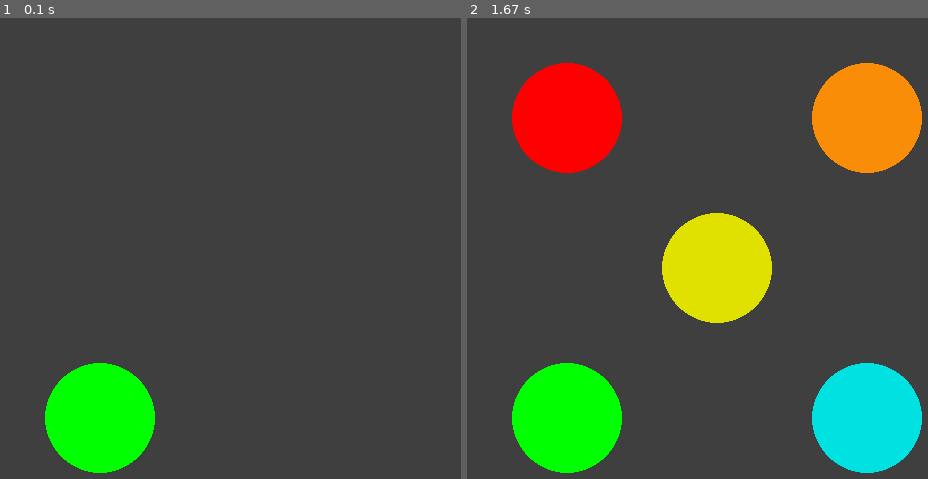
Above: before the commit, frames 1-2 (left to right).
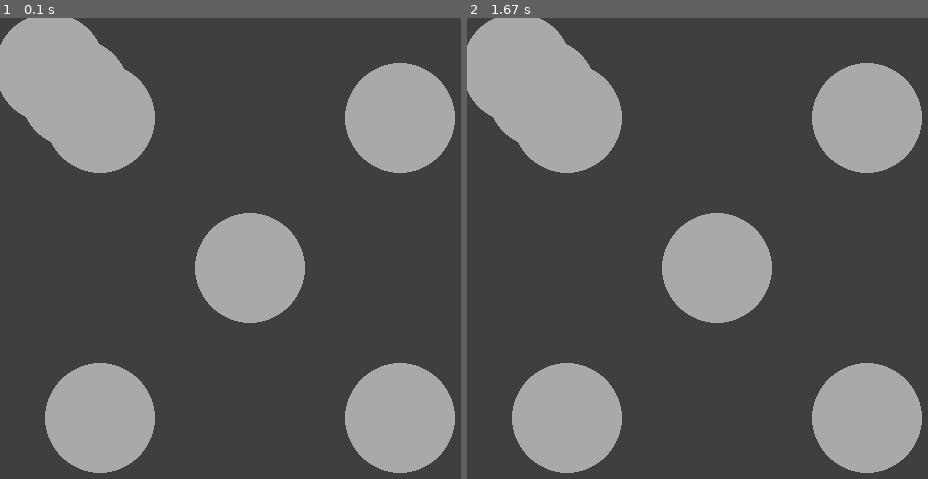
Above: after the commit, the same moments.

Repository: meganclapinski25/Pygame
Game: pygame game, started from game.py
Same seed, same stepped clock (60 frames per second), same inputs: the game is played once before the commit and once after it.
Inputs:
- Up to frame 1 (0.1 s): no input
- Up to frame 2 (1.67 s): no input

The runs differ from the first frame. In frame 1, 26% of the frame differs, in the area x 0-99%, y 0-99%; in frame 2, 26%.

Commit message:
Starting Challenge 2

Diff:
--- a/game.py
+++ b/game.py
@@ -27,28 +27,75 @@
         # Challenge 1
         screen.fill((63,63,63))
 
+        # # Circle 1
+        # color = (0,255,0)
+        # postion = (100, 400)
+        # pygame.draw.circle(screen, color, postion, 55)
+        # pygame.display.flip()
+        # #Circle 2
+        # color = (255,0,0)
+        # postion = (100, 100)
+        # pygame.draw.circle(screen, color, postion, 55)
+        # pygame.display.flip()
+        # #Circle 3
+        # color = (225,225,0)
+        # postion = (250, 250)
+        # pygame.draw.circle(screen, color, postion, 55)
+        # pygame.display.flip()
+        # #Circle 4
+        # color = (250,141,7)
+        # postion = (400, 100)
+        # pygame.draw.circle(screen, color, postion, 55)
+        # pygame.display.flip()
+        # #Circle 5
+        # color = (0,225,225)
+        # postion = (400, 400)
+        # pygame.draw.circle(screen, color, postion, 55)
+        # pygame.display.flip()
+
+        #Challenge 2
+
         # Circle 1
-        color = (0,255,0)
+        color = (169,169,169)
         postion = (100, 400)
         pygame.draw.circle(screen, color, postion, 55)
-        pygame.display.flip()
+
         #Circle 2
-        color = (255,0,0)
+        color = (169,169,169)
         postion = (100, 100)
         pygame.draw.circle(screen, color, postion, 55)
-        pygame.display.flip()
+
         #Circle 3
-        color = (225,225,0)
+        color = (169,169,169)
         postion = (250, 250)
         pygame.draw.circle(screen, color, postion, 55)
-        pygame.display.flip()
+
         #Circle 4
-        color = (250,141,7)
+        color = (169,169,169)
         postion = (400, 100)
         pygame.draw.circle(screen, color, postion, 55)
-        pygame.display.flip()
+
         #Circle 5
-        color = (0,225,225)
+        color = (169,169,169)
         postion = (400, 400)
         pygame.draw.circle(screen, color, postion, 55)
+
+        # Circle 6
+        color = (169,169,169)
+        postion = (50, 50)
+        pygame.draw.circle(screen, color, postion, 55)
+
+        #Circle 7
+        color = (169,169,169)
+        postion = (50, 50)
+        pygame.draw.circle(screen, color, postion, 55)
+
+        #Circle 8
+        color = (169,169,169)
+        postion = (75, 75)
+        pygame.draw.circle(screen, color, postion, 55)
+        #Circle 9
+        color = (169,169,169)
+        postion = (50, 50)
+        pygame.draw.circle(screen, color, postion, 55)
         pygame.display.flip()
